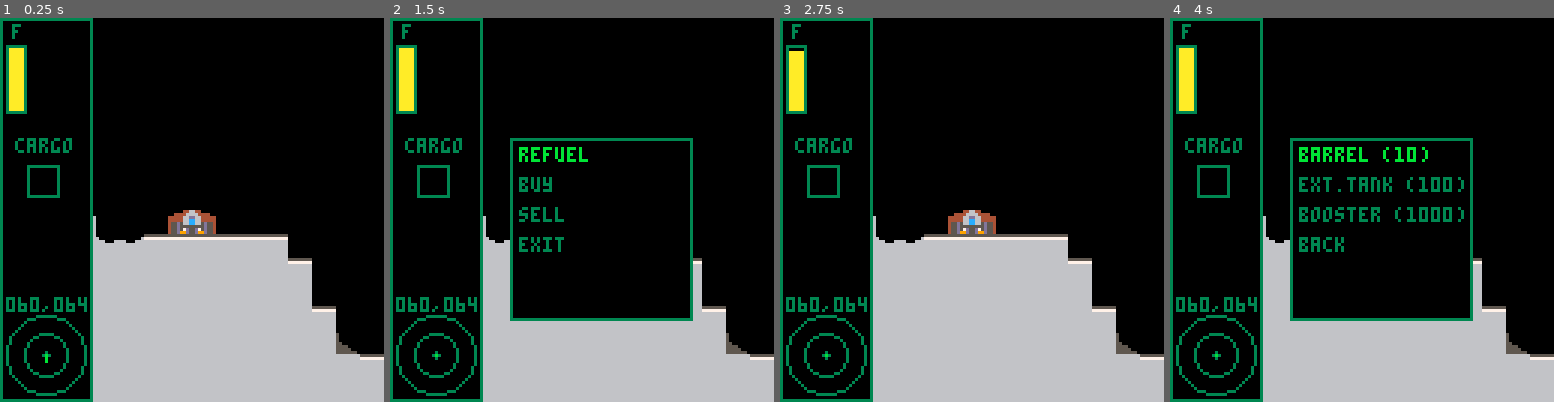
Above: before the commit, frames 1-4 (left to right).
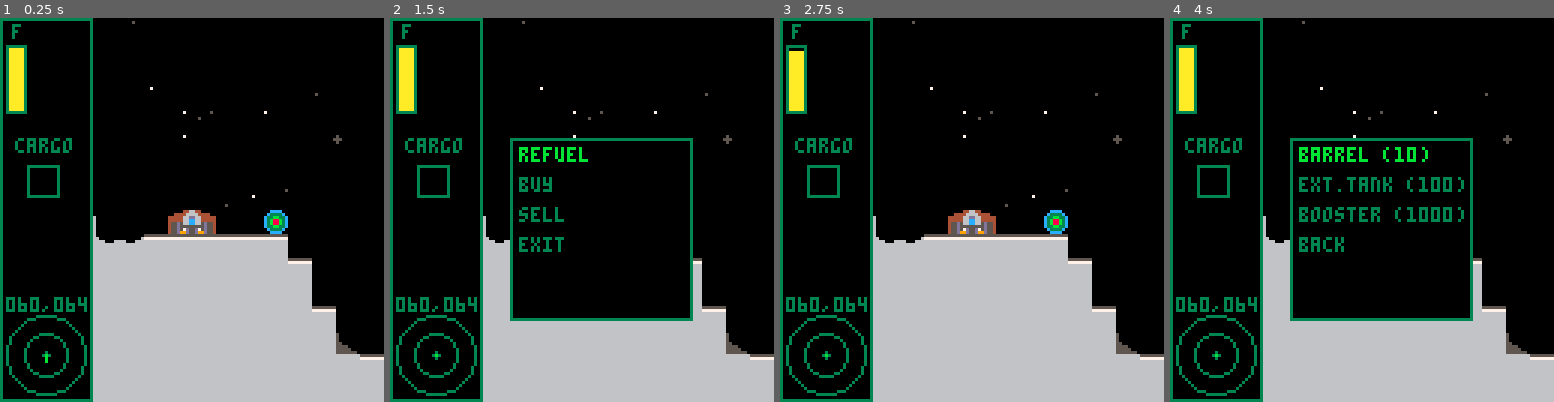
Above: after the commit, the same moments.

Repository: sam-higton/pico8-experiments
Game: PICO-8 cartridge lunar/lunar.p8
Same seed, same stepped clock (60 frames per second), same inputs: the game is played once before the commit and once after it.
Inputs:
- Up to frame 1 (0.25 s): no input
- Up to frame 2 (1.5 s): tap O (Z key) at 0.7 s
- Up to frame 3 (2.75 s): hold Right 1.6-2.1 s; tap O (Z key) at 1.7, 2.1, 2.5 s; hold Up 2.15-2.42 s; hold Right from 2.47 s (still down)
- Up to frame 4 (4 s): tap O (Z key) at 2.9, 3.3, 3.7 s; release Right at 3.03 s; hold Left 3.08-3.58 s; hold Down 3.63-3.97 s

The runs differ from the first frame. In frame 1, 0.4% of the frame differs, in the area x 34-90%, y 0-57%; in frame 2, less than 0.1%; in frame 3, 0.4%; in frame 4, less than 0.1%.

Commit message:
tiny games jam

Diff:
--- /dev/null
+++ b/golfinup/golfinup.p8
@@ -0,0 +1,87 @@
+pico-8 cartridge // http://www.pico-8.com
+version 42
+__lua__
+local gamestate = "start"
+local playerball
+
+
+local ball = {}
+ball.__index = ball
+
+function ball.new(posx, posy)
+	new_ball = {
+		x=posx,
+		y=posy
+	}
+
+	setmetatable(new_ball, ball)
+	return new_ball
+end
+
+function ball:draw()
+	local size = 1
+	rect(self.x - size, self.y - size, size,7)
+	rectfill(self.x - size, self.y - size,size,6)
+end
+
+function ball:collide(flag)
+	local left_bound = self.x - 2
+	local top_bound = self.y - 2
+	local right_bound = self.x + 2
+	local bottom_bound = self.y + 2
+
+	local topleft_col = fget(mget(left_bound, top_bound),flag)
+	local topright_col = fget(mget(right_bound, top_bound),flag)
+	local bottomright_col = fget(mget(right_bound, bottom_bound),flag)
+	local bottomleft_col = fget(mget(left_bound, bottom_bound),flag)
+
+	local has_col = topleft_col or topright_col or bottomleft_col or bottomright_col
+
+	return {
+		has_col=has_col
+	}
+end
+
+function _init()
+	playerball = ball.new(64,120)
+end
+
+function _update()
+
+end
+
+function _draw()
+	cls(12)
+	map()
+	playerball:draw()
+end
+__gfx__
+000000004444444433333333a9a9999a000000000000000000000000000000000000000000000000000000000000000000000000000000000000000000000000
+00000000445445445555555555555555000000000000000000000000000000000000000000000000000000000000000000000000000000000000000000000000
+00700700444444444444444444444444000000000000000000000000000000000000000000000000000000000000000000000000000000000000000000000000
+00077000449444444494444444944444000000000000000000000000000000000000000000000000000000000000000000000000000000000000000000000000
+00077000444544544445445444454454000000000000000000000000000000000000000000000000000000000000000000000000000000000000000000000000
+00700700494459444944594449445944000000000000000000000000000000000000000000000000000000000000000000000000000000000000000000000000
+00000000445444444454444444544444000000000000000000000000000000000000000000000000000000000000000000000000000000000000000000000000
+00000000444444544444445444444454000000000000000000000000000000000000000000000000000000000000000000000000000000000000000000000000
+__map__
+0101010101010101010101010101010101010101000000000000000000000000000000000000000000000000000000000000000000000000000000000000000000000000000000000000000000000000000000000000000000000000000000000000000000000000000000000000000000000000000000000000000000000000
+0100000000000000000000000000000100000001000000000000000000000000000000000000000000000000000000000000000000000000000000000000000000000000000000000000000000000000000000000000000000000000000000000000000000000000000000000000000000000000000000000000000000000000
+0100000000000000000000000000000100000001000000000000000000000000000000000000000000000000000000000000000000000000000000000000000000000000000000000000000000000000000000000000000000000000000000000000000000000000000000000000000000000000000000000000000000000000
+0100000000000000000000000000000100000001000000000000000000000000000000000000000000000000000000000000000000000000000000000000000000000000000000000000000000000000000000000000000000000000000000000000000000000000000000000000000000000000000000000000000000000000
+0100000000000000000000000000000100000001000000000000000000000000000000000000000000000000000000000000000000000000000000000000000000000000000000000000000000000000000000000000000000000000000000000000000000000000000000000000000000000000000000000000000000000000
+0100000000000000000000000000000100000001000000000000000000000000000000000000000000000000000000000000000000000000000000000000000000000000000000000000000000000000000000000000000000000000000000000000000000000000000000000000000000000000000000000000000000000000
+0100000000000000000000000000000100000001000000000000000000000000000000000000000000000000000000000000000000000000000000000000000000000000000000000000000000000000000000000000000000000000000000000000000000000000000000000000000000000000000000000000000000000000
+0100000000000000000000000000000100000001000000000000000000000000000000000000000000000000000000000000000000000000000000000000000000000000000000000000000000000000000000000000000000000000000000000000000000000000000000000000000000000000000000000000000000000000
+0100000000000000000000000000000100000001000000000000000000000000000000000000000000000000000000000000000000000000000000000000000000000000000000000000000000000000000000000000000000000000000000000000000000000000000000000000000000000000000000000000000000000000
+0100000000000000000000000000000100000001000000000000000000000000000000000000000000000000000000000000000000000000000000000000000000000000000000000000000000000000000000000000000000000000000000000000000000000000000000000000000000000000000000000000000000000000
+0100000000000000000000000000000100000001000000000000000000000000000000000000000000000000000000000000000000000000000000000000000000000000000000000000000000000000000000000000000000000000000000000000000000000000000000000000000000000000000000000000000000000000
+0100000000000000000000000000000100000001000000000000000000000000000000000000000000000000000000000000000000000000000000000000000000000000000000000000000000000000000000000000000000000000000000000000000000000000000000000000000000000000000000000000000000000000
+0100000000000000000000000000000100000001000000000000000000000000000000000000000000000000000000000000000000000000000000000000000000000000000000000000000000000000000000000000000000000000000000000000000000000000000000000000000000000000000000000000000000000000
+0100000000000000000000000000000100000001000000000000000000000000000000000000000000000000000000000000000000000000000000000000000000000000000000000000000000000000000000000000000000000000000000000000000000000000000000000000000000000000000000000000000000000000
+0100000000000000000000000000000100000001000000000000000000000000000000000000000000000000000000000000000000000000000000000000000000000000000000000000000000000000000000000000000000000000000000000000000000000000000000000000000000000000000000000000000000000000
+0102020202020202020202020202020102020202000000000000000000000000000000000000000000000000000000000000000000000000000000000000000000000000000000000000000000000000000000000000000000000000000000000000000000000000000000000000000000000000000000000000000000000000
+0100000000000000000000000000000000000000000000000000000000000000000000000000000000000000000000000000000000000000000000000000000000000000000000000000000000000000000000000000000000000000000000000000000000000000000000000000000000000000000000000000000000000000
+0100000000000000000000000000000000000000000000000000000000000000000000000000000000000000000000000000000000000000000000000000000000000000000000000000000000000000000000000000000000000000000000000000000000000000000000000000000000000000000000000000000000000000
+0100000000000000000000000000000000000000000000000000000000000000000000000000000000000000000000000000000000000000000000000000000000000000000000000000000000000000000000000000000000000000000000000000000000000000000000000000000000000000000000000000000000000000
+0101010101010101010101010101000000000000000000000000000000000000000000000000000000000000000000000000000000000000000000000000000000000000000000000000000000000000000000000000000000000000000000000000000000000000000000000000000000000000000000000000000000000000
--- /dev/null
+++ b/lowrezjam2025/lowfish.p8
@@ -0,0 +1,19 @@
+pico-8 cartridge // http://www.pico-8.com
+version 42
+__lua__
+function _init()
+	poke(0x5f2c, 3)
+end
+
+function _draw()
+	cls()
+	print("hello", 20, 20)
+end
+
+__gfx__
+00000000000000000000000000000000000000000000000000000000000000000000000000000000000000000000000000000000000000000000000000000000
+00000000000000000000000000000000000000000000000000000000000000000000000000000000000000000000000000000000000000000000000000000000
+00700700000000000000000000000000000000000000000000000000000000000000000000000000000000000000000000000000000000000000000000000000
+00077000000000000000000000000000000000000000000000000000000000000000000000000000000000000000000000000000000000000000000000000000
+00077000000000000000000000000000000000000000000000000000000000000000000000000000000000000000000000000000000000000000000000000000
+00700700000000000000000000000000000000000000000000000000000000000000000000000000000000000000000000000000000000000000000000000000
--- a/lunar/lunar.p8
+++ b/lunar/lunar.p8
@@ -6,7 +6,46 @@
 local playership
 local crashed_ships = {}
 local barrels = {}
-local layer_1 = {}
+local layer_1
+local layer_2
+
+local Starfield = {}
+Starfield.__index = Starfield
+
+function Starfield.new(color, rate, amount)
+	new_starfield = {
+		color=color,
+		rate=rate,
+		sizes={1,2},
+		stars={}
+	}
+
+	for i=1,amount,1 do
+		local size = 1
+		if (rnd(1) > 0.95) size = 2
+		add(new_starfield.stars, {
+			x=flr(rnd(128*(128 / 8))),
+			y=flr(rnd(128*(32 / 8))),
+			size=size
+		})
+	end
+
+	setmetatable(new_starfield, Starfield)
+	return new_starfield
+end
+
+function Starfield:draw(offsetx, offsety)
+	for index, star in pairs(self.stars) do
+		local x = star.x + offsetx * (1 - self.rate)
+		local y = star.y + offsety * (1 - self.rate)
+
+		if star.size == 2 then
+			circfill(x,y , 1, self.color)
+		else
+			pset(x, y, self.color)
+		end
+	end
+end
 
 local ship = {}
 ship.__index = ship
@@ -43,6 +82,7 @@
     self:check_collisions()
     self:update_camera()
     self:update_menu()
+    self:check_altitude()
 
     if btnp(⬇️) and not self.in_menu then
         self:manage_cargo()
@@ -71,21 +111,24 @@
 end
 
 function ship:update_camera()
+    local target_camx = self.camx
+    local target_camy = self.camy
+
     if self.posx - self.camx > 70 then
-        self.camx = self.posx - 70
-    end
-
-    if self.posx - self.camx < 50 then
-        self.camx = self.posx - 50
+        target_camx = self.posx - 70
+    elseif self.posx - self.camx < 50 then
+        target_camx = self.posx - 50
     end
 
     if self.posy - self.camy > 80 then
-        self.camy = self.posy - 80
-    end
-
-    if self.posy - self.camy < 40 then
-        self.camy = self.posy - 40
-    end
+        target_camy = self.posy - 80
+    elseif self.posy - self.camy < 40 then
+        target_camy = self.posy - 40
+    end
+
+    -- Smooth transition
+    self.camx = self.camx + (target_camx - self.camx) * 0.2
+    self.camy = self.camy + (target_camy - self.camy) * 0.2
 
     camera(self.camx, self.camy)
 end
@@ -397,19 +440,16 @@
     if btn(➡️) then
         x = x + self.directional_thruster
         self.fuel -= directional_burn
-        printh('fuel: '..self.fuel)
     end
     if btn(⬅️) then
         x = x - self.directional_thruster
         self.fuel -= directional_burn
-        printh('fuel: '..self.fuel)
     end
 
     if btn(⬆️) then
         y = y + self.main_thruster
         self.fuel -= main_burn
         sfx(1)
-        printh('fuel: '..self.fuel)
     end
 
     return {
@@ -458,6 +498,15 @@
     return {
         has_col=has_col
     }
+end
+
+function ship:check_altitude()
+    local map_posx = self.posx / 8
+    local map_posy = (self.posy + 7) / 8
+
+
+
+    -- printh("map pos: "..map_posx.." "..map_posy )
 end
 
 function get_barrel(x, y)
@@ -490,6 +539,8 @@
 
 function _init()
     playership = ship.new()
+    layer_1 = Starfield.new(7, 0.3, 1000)
+	layer_2 = Starfield.new(5, 0.07, 700)
 end
 
 function _update()
@@ -501,6 +552,8 @@
 
 function _draw()
     cls()
+    layer_2:draw(playership.camx, playership.camy)
+	layer_1:draw(playership.camx, playership.camy)
     map()
     for index, crashed_ship in pairs(crashed_ships) do
         crashed_ship:draw()
@@ -656,7 +709,7 @@
 0000000000000000000000000000000000000000000000000000000202020202020202000000000000000000000000000002020202020202020202020202020202020202020202020202020202020202020202020202020202020202020202020202020202020202020202020202020202020202020202020202020202020202
 0000000000000000000000000000000000000000000000000003030202020202020202000000000000000000000000000002020202020202020202020202020202020202020202020202020202020202020202020202020202020202020202020202020202020202020202020202020202020202020202020202020202020202
 0000000000000000000000000000000000000000000000030302020202020202020202000000000000000000000000090002020202020202020202020202020202020202020202020202020202020202020202020202020202020202020202020202020202020202020202020202020202020202020202020202020202020202
-0203030500000021220000000000000000000000000003020202020202020202020200000000000000000000000306070302020202020202020202020202020202020202020202020202020202020202020202020202020202020202020202020202020202020202020202020202020202020202020202020202020202020202
+0203030500000021220000090000000000000000000003020202020202020202020200000000000000000000000306070302020202020202020202020202020202020202020202020202020202020202020202020202020202020202020202020202020202020202020202020202020202020202020202020202020202020202
 0202020205040303030303030000000000000000000302020202020202020202020000000000000000000000030202020202020202020202020202020202020202020202020202020202020202020202020202020202020202020202020202020202020202020202020202020202020202020202020202020202020202020202
 0202020202020202020202020300000000000000030202020202020202020202130000000000000000140503020202020202020202020202020202020202020202020202020202020202020202020202020202020202020202020202020202020202020202020202020202020202020202020202020202020202020202020202
 0202020202020202020202020200000000000000020202020202020202020213000000000003030303020202020202020202020202020202020202020202020202020202020202020202020202020202020202020202020202020202020202020202020202020202020202020202020202020202020202020202020202020202
--- /dev/null
+++ b/tinygames/puffinisland.p8
@@ -0,0 +1,388 @@
+pico-8 cartridge // http://www.pico-8.com
+version 42
+__lua__
+
+
+local player_puffin
+local gravity = 0.2
+local scene = 'main'
+local active_fish = {}
+-- 🅾️
+
+poke(0x5f5c, 255) -- remove btnp repeat
+
+	function to_grid(x,y)
+		return {
+			x=x/8,
+			y=y/8
+		}
+	end
+
+	function from_grid(x,y)
+		return {
+			x=x*8,
+			y=y*8
+		}
+	end
+
+	function collide(flag, x, y)
+		local left_bound = flr(x / 8)
+		local top_bound = flr(y / 8)
+		local right_bound = flr((x + 7) / 8)
+		local bottom_bound = flr((y + 7) / 8)
+
+		local topleft_col = fget(mget(left_bound, top_bound),flag)
+		local topright_col = fget(mget(right_bound, top_bound),flag)
+		local bottomright_col = fget(mget(right_bound, bottom_bound),flag)
+		local bottomleft_col = fget(mget(left_bound, bottom_bound),flag)
+
+		local has_col = topleft_col or topright_col or bottomleft_col or bottomright_col
+		local left_col = topleft_col or bottomleft_col
+		local right_col = topright_col or bottomright_col
+		local top_col = topleft_col or topright_col
+		local bottom_col = bottomleft_col or bottomright_col
+
+		return {
+			has_col=has_col,
+			topleft=topleft_col,
+			topright=topright_col,
+			bottomleft=bottomleft_col,
+			buttomright=bottomright_col,
+			top=top_col,
+			bottom=bottom_col,
+			left=left_col,
+			right=right_col
+		}
+	end
+
+	--fish class
+	local fish = {}
+	fish.__index = fish
+
+	function fish.new(x,y,type,speed)
+		new_fish = {
+			x=x,
+			y=y,
+			speed=speed,
+			type=type
+		}
+
+		setmetatable(new_fish, fish)
+		return new_fish
+	end
+
+	function fish:draw()
+		spr(
+			self.type,
+			self.x,
+			self.y,
+			1,1
+		)
+	end
+	--end fish
+
+
+	--puffin class
+	local puffin = {}
+	puffin.__index = puffin
+
+	function puffin.new(x, y)
+		new_puffin = {
+			x=x,
+			y=y,
+			dive_x=0,
+			dive_y=0,
+			velx=0,
+			vely=0,
+			dive_vely=0,
+			dive_velx=0,
+			direction=false,
+			sprite=1,
+			moving_left=false,
+			moving_right=false,
+			wings_out=false,
+			flapping=false,
+			diving=false,
+			dive_speed=5,
+			max_climb=-3,
+			terminal_velocity=2.5,
+			dive_rate=0.5,
+			collision_state={
+			has_col=false,
+			topleft=false,
+			topright=false,
+			bottomleft=false,
+			bottomright=false,
+			top=false,
+			left=false,
+			bottom=false,
+			right=false
+		}
+	}
+	setmetatable(new_puffin, puffin)
+	return new_puffin
+end
+
+function puffin:draw()
+
+	on_sea = collide(1, self.x, self.y + 4).has_col
+
+	if self.moving_right then
+		self.direction = true
+	end
+
+	if self.moving_left then
+		self.direction = false
+	end
+
+	if self.diving then
+		self.sprite = 3
+	elseif self.wings_out then
+		self.sprite = 2
+	elseif on_sea then
+		self.sprite = 4
+	else
+		self.sprite = 1
+	end
+
+	if on_sea then
+		y = self.y + 2
+	else
+		y = self.y
+	end
+
+	spr(
+		self.sprite,
+		self.x,
+		y,
+		1,1,
+		self.direction
+	)
+end
+
+function puffin:collide(flag)
+	return collide(flag, self.x, self.y)
+end
+
+function puffin:start_dive()
+	self.dive_x = 64
+	self.dive_y = 0
+	self.dive_vely = self.vely * 0.55
+	active_fish = {}
+	for i=1, 5 do
+		new_fish = fish.new(rnd(128),rnd(128),22,2)
+		add(active_fish, new_fish)
+	end
+	scene = 'diving'
+end
+
+function puffin:update_dive()
+	self.dive_y += self.dive_vely
+	self.dive_vely -= 0.1
+
+	if self.dive_y < 0 then
+		self:end_dive()
+	end
+end
+
+function puffin:end_dive()
+	self.y = 104
+	self.vely = 0
+	self.diving = false
+	scene = 'main'
+end
+
+function puffin:draw_diving()
+	for f in all(active_fish) do
+		f:draw()
+	end
+
+	spr(
+		3,
+		self.dive_x,
+		self.dive_y,
+		1,1,false,
+		self.dive_vely < 0
+	)
+end
+
+function puffin:check_inputs()
+
+	if btnp(🅾️) then
+		self.diving = true
+		return
+	end
+
+	if btn(⬅️) then
+		self.moving_left = true
+	else
+		self.moving_left = false
+	end
+
+	if btn(➡️) then
+		self.moving_right = true
+	else
+		self.moving_right = false
+	end
+
+	if btn(❎) then
+		self.wings_out = true
+	else
+		self.wings_out = false
+	end
+
+	if btnp(❎) then
+		self.flapping = true
+	else
+		self.flapping = false
+	end
+end
+
+function puffin:update_velocities()
+
+	if self.diving then
+		self.vely += self.dive_rate
+		return
+	end
+
+	if self.moving_left then
+		self.velx = -1
+	elseif self.moving_right then
+		self.velx = 1
+	else
+		self.velx = 0
+	end
+
+	if self.flapping then
+
+		self.vely -= 1.5
+		if self.vely < self.max_climb * (self.y / 128) then
+			self.vely = self.max_climb * (self.y / 128)
+		end
+	else
+		self.vely += gravity
+		if self.wings_out and self.vely > 0.1 then
+			self.vely = 0.1
+		else
+			if self.vely > self.terminal_velocity then
+				self.vely = self.terminal_velocity
+			end
+		end
+	end
+
+	if self.collision_state.bottom then
+		self.vely = 0
+	end
+	printh('vely: ' .. self.vely)
+end
+
+function puffin:update_positions()
+
+	if self.diving then
+		self.y += self.vely
+		col = collide(1, self.x, self.y)
+		if col.has_col then
+			player_puffin:start_dive()
+		end
+		return
+	end
+
+	if (self.velx > 0 and not self.collision_state.right)
+		or(self.velx < 0 and not self.collision_state.left)
+	then
+		self.x = self.x + self.velx
+	end
+
+	next_x = self.x + self.velx
+	next_y = self.y + self.vely
+
+	next_col = collide(0, next_x, next_y)
+	-- if next_col.left or next_col.right then
+	-- 	next_x = self.x
+	-- end
+
+	if next_col.top or next_col.bottom then
+		next_y = self.y
+		self.vely = 0
+	end
+
+	-- self.x = next_x
+	self.y = next_y
+
+	-- if self.vely < 0 and not self.collision_state.bottom then
+	-- 	self.y += self.vely
+	-- end
+
+	-- if self.vely > 0 and not self.collision_state.top then
+	-- 	self.y += self.vely
+	-- end
+end
+
+function puffin:update()
+	self.collision_state = self:collide(0)
+	self:check_inputs()
+	self:update_velocities()
+	self:update_positions()
+end
+--end puffin
+
+function _init()
+	player_puffin = puffin.new(10, 54)
+end
+
+function _update()
+	if scene == 'main' then
+		player_puffin:update()
+	elseif scene == 'diving' then
+		player_puffin:update_dive()
+	end
+end
+
+function _draw()
+	if scene == 'main' then
+		cls(12)
+		map()
+		player_puffin:draw()
+
+	elseif scene == 'diving' then
+		cls(1)
+		player_puffin:draw_diving()
+	end
+end
+…(17 lines of a section not shown)…
+__gff__
+0000000000000000000000000000000001030000000000000000000000000000000000000000000000000000000000000000000000000000000000000000000000000000000000000000000000000000000000000000000000000000000000000000000000000000000000000000000000000000000000000000000000000000
+0000000000000000000000000000000000000000000000000000000000000000000000000000000000000000000000000000000000000000000000000000000000000000000000000000000000000000000000000000000000000000000000000000000000000000000000000000000000000000000000000000000000000000
+__map__
+0000000000000000000000000000000000000000000000000000000000000000000000000000000000000000000000000000000000000000000000000000000000000000000000000000000000000000000000000000000000000000000000000000000000000000000000000000000000000000000000000000000000000000
+0000000000000000000000000000000000000000000000000000000000000000000000000000000000000000000000000000000000000000000000000000000000000000000000000000000000000000000000000000000000000000000000000000000000000000000000000000000000000000000000000000000000000000
+0000000000000000000000000000000000000000000000000000000000000000000000000000000000000000000000000000000000000000000000000000000000000000000000000000000000000000000000000000000000000000000000000000000000000000000000000000000000000000000000000000000000000000
+0000000000000000000000000000000000000000000000000000000000000000000000000000000000000000000000000000000000000000000000000000000000000000000000000000000000000000000000000000000000000000000000000000000000000000000000000000000000000000000000000000000000000000
+0000000000000000000000000000000000000000000000000000000000000000000000000000000000000000000000000000000000000000000000000000000000000000000000000000000000000000000000000000000000000000000000000000000000000000000000000000000000000000000000000000000000000000
+1000000000000000000000000000000000000000000000000000000000000000000000000000000000000000000000000000000000000000000000000000000000000000000000000000000000000000000000000000000000000000000000000000000000000000000000000000000000000000000000000000000000000000
+1000000000000000000000000000000000000000000000000000000000000000000000000000000000000000000000000000000000000000000000000000000000000000000000000000000000000000000000000000000000000000000000000000000000000000000000000000000000000000000000000000000000000000
+1000000000000000000000000000000000000000000000000000000000000000000000000000000000000000000000000000000000000000000000000000000000000000000000000000000000000000000000000000000000000000000000000000000000000000000000000000000000000000000000000000000000000000
+1010000000000000000000000000000000000000000000000000000000000000000000000000000000000000000000000000000000000000000000000000000000000000000000000000000000000000000000000000000000000000000000000000000000000000000000000000000000000000000000000000000000000000
+1010000000000000000000000000000000000000000000000000000000000000000000000000000000000000000000000000000000000000000000000000000000000000000000000000000000000000000000000000000000000000000000000000000000000000000000000000000000000000000000000000000000000000
+1010100000000000000000000000000000000000000000000000000000000000000000000000000000000000000000000000000000000000000000000000000000000000000000000000000000000000000000000000000000000000000000000000000000000000000000000000000000000000000000000000000000000000
+1010100000000000000000000000000000000000000000000000000000000000000000000000000000000000000000000000000000000000000000000000000000000000000000000000000000000000000000000000000000000000000000000000000000000000000000000000000000000000000000000000000000000000
+1010100000000000000000000000000000000000000000000000000000000000000000000000000000000000000000000000000000000000000000000000000000000000000000000000000000000000000000000000000000000000000000000000000000000000000000000000000000000000000000000000000000000000
+1010100000000000000000000000000000000000000000000000000000000000000000000000000000000000000000000000000000000000000000000000000000000000000000000000000000000000000000000000000000000000000000000000000000000000000000000000000000000000000000000000000000000000
+1010101111111111111111111111111111110000000000000000000000000000000000000000000000000000000000000000000000000000000000000000000000000000000000000000000000000000000000000000000000000000000000000000000000000000000000000000000000000000000000000000000000000000
+1010101212121312121213121312121212120000000000000000000000000000000000000000000000000000000000000000000000000000000000000000000000000000000000000000000000000000000000000000000000000000000000000000000000000000000000000000000000000000000000000000000000000000
Not shown, changed: 17 lines of the sprite sheet (__gfx__) section of tinygames/puffinisland.p8
